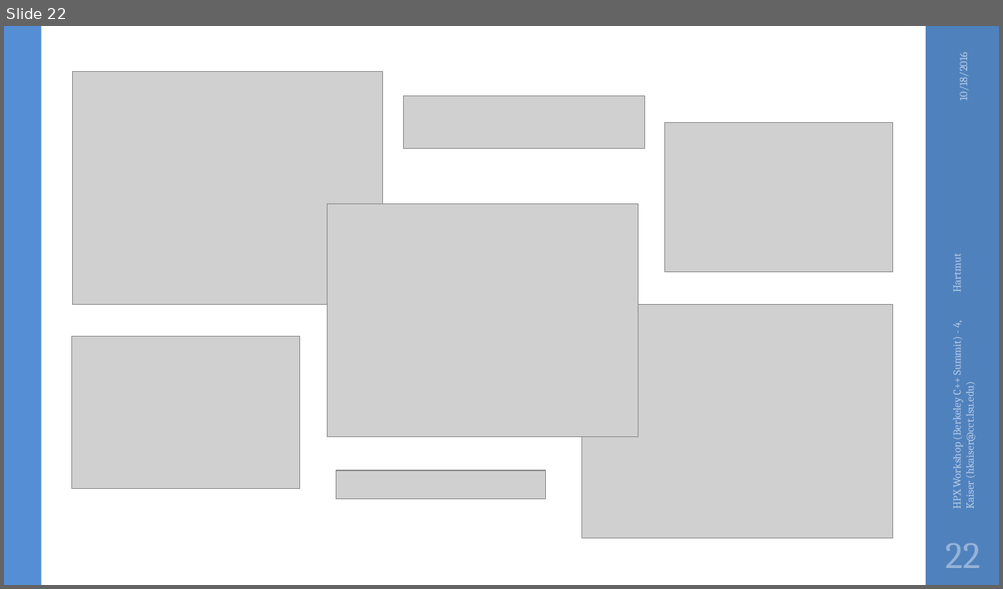
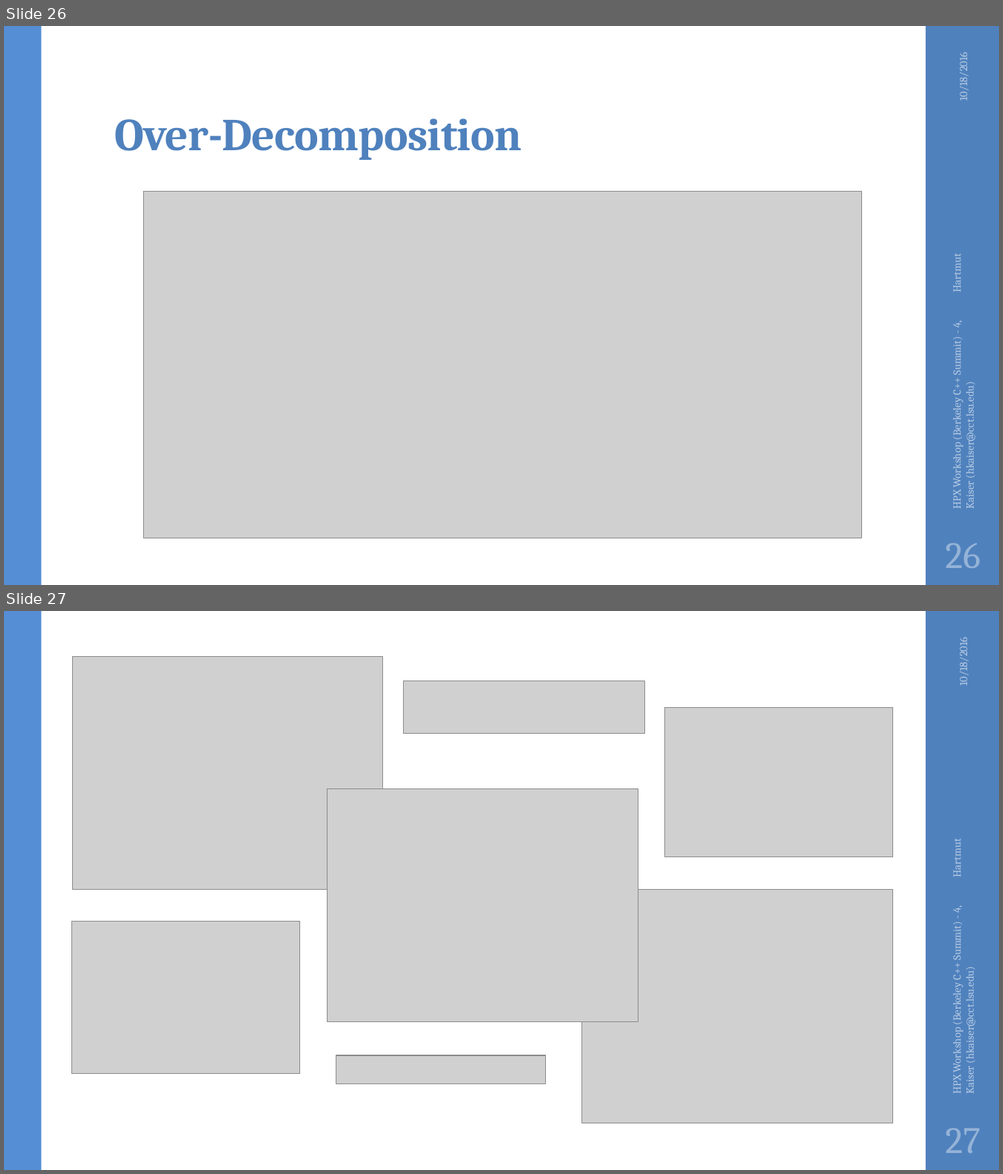
Before and after one commit to STEllAR-GROUP/tutorials, a slide deck: lbl2016/HPX Workshop (Berkeley C++ Summit) - 4.pptx. Shown one above the other, each under a label of ours: slide 22 before the commit, slides 26 and 27 after it. The pictures are 1003x589 and 1003x1174 pixels, drawn with LibreOffice and Linux fonts; fonts in the diff are those of the drawing; grey boxes stand for pictures; background and template pictures are left out. Boxes give left, top, right and bottom in pixels: in the first picture for what was removed or moved away, otherwise in the second. Text is boxed around its words. In the diff, an @@ line names an element or a change of style, - is before the commit and + after.

```diff
--- a/lbl2016/HPX Workshop (Berkeley C++ Summit) - 4.pptx
+++ b/lbl2016/HPX Workshop (Berkeley C++ Summit) - 4.pptx
@@ slide 26 added at <box>4,26,999,585</box>, background #FFFFFF; not listed: 2 template elements that a slide beside it also shows @@
@@ text added at <box>956,56,970,99</box>, 10.5 pt, text #B9CDE5 @@
+10/18/2016
@@ title added at <box>114,118,521,160</box>, 44 pt, text #4F81BD, bold @@
+Over-Decomposition
@@ picture added at <box>144,192,862,539</box> @@
@@ text added at <box>949,321,976,508</box>, 10.5 pt, text #B9CDE5 @@
+HPX Workshop (Berkeley C++ Summit) - 4, Hartmut Kaiser (hkaiser@cct.lsu.edu)
@@ page number added at <box>945,543,979,568</box>, 36 pt, text #95B3D7 @@
+26
@@ what was slide 22 is now slide 27 @@
@@ page number at <box>945,1128,979,1153</box>: text changed @@
-22
+27
```
Also in this commit, not shown: 6 slides changed, 4 other slides added.
